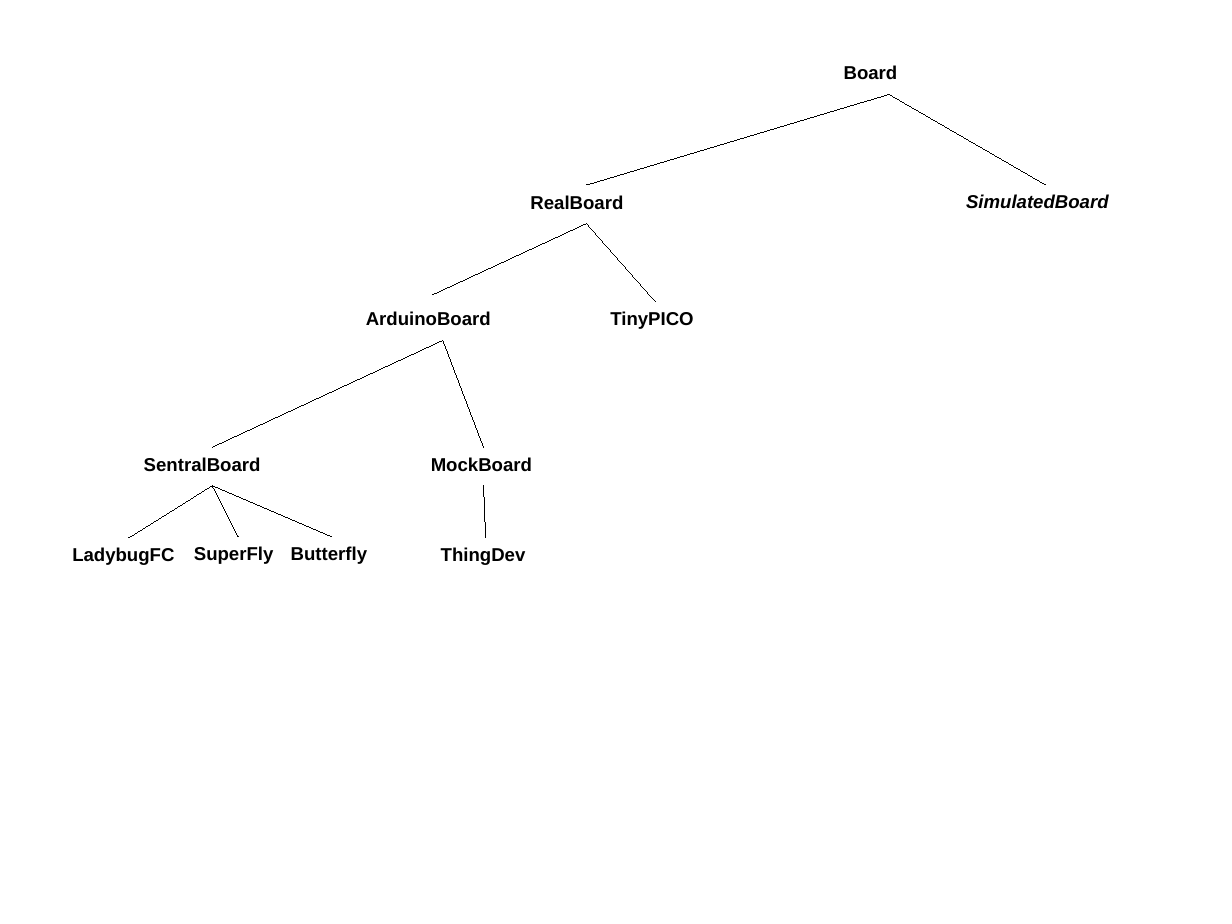
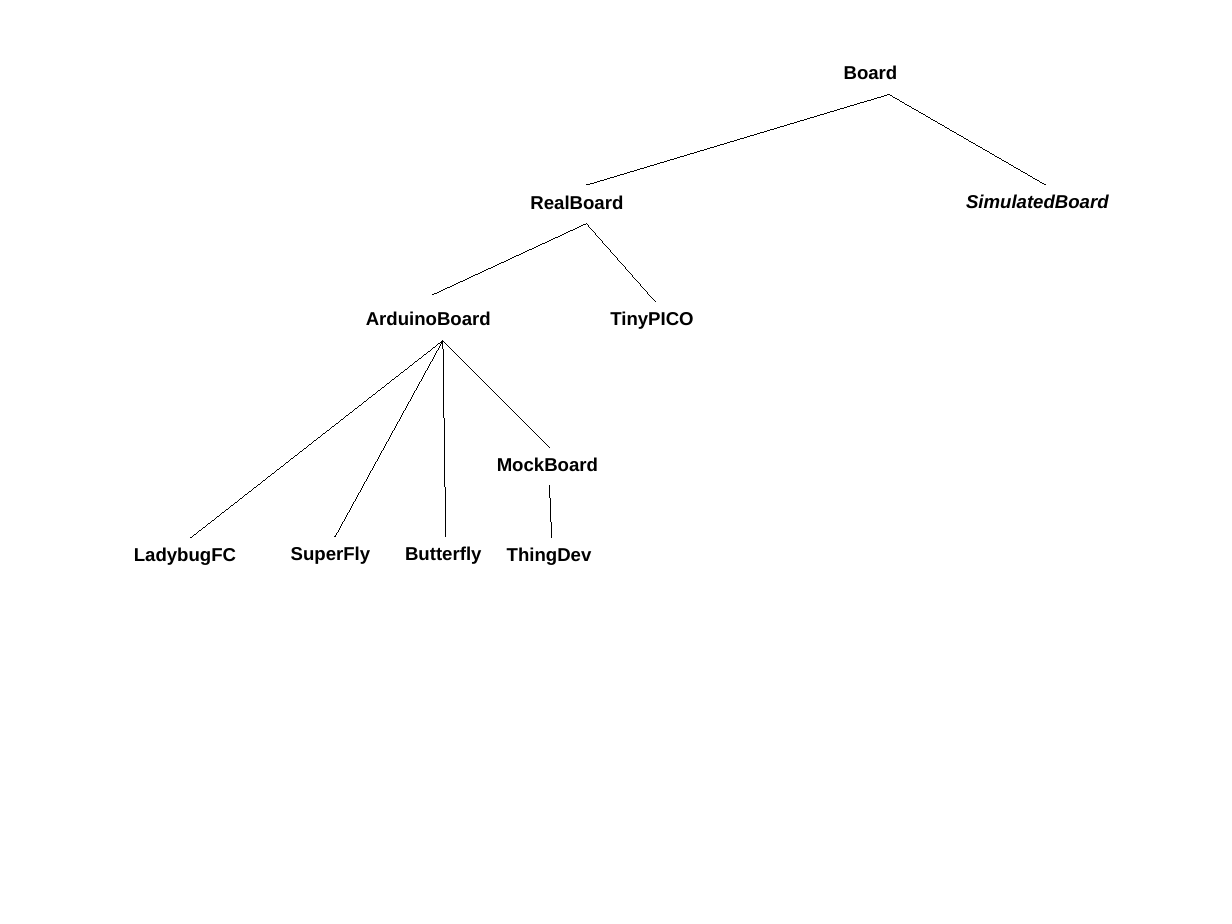
Before and after one commit to simondlevy/Hackflight, a slide deck: slide 1 of extras/media/boards.odp. Drawn at 1232x924 pixels with LibreOffice and Linux fonts; fonts in the diff are those of the drawing. Boxes give left, top, right and bottom in pixels: in the first picture for what was removed or moved away, otherwise in the second. Text is boxed around its words. In the diff, an @@ line names an element or a change of style, - is before the commit and + after.

```diff
--- a/extras/media/boards.odp
+++ b/extras/media/boards.odp
@@ line moved from (443, 340) - (212, 447) to (443, 340) - (190, 538) @@
@@ line moved from (212, 485) - (331, 537) to (443, 340) - (335, 537) @@
@@ line moved from (443, 340) - (484, 447) to (443, 340) - (550, 447) @@
@@ line added from (443, 340) to (446, 537), #000000 0 pt @@
@@ text removed at [144, 457, 261, 472] @@
-SentralBoard
@@ line removed from (212, 485) to (129, 538) @@
@@ line removed from (212, 485) to (238, 537) @@
@@ 2 texts, 1 line: place and size @@
-2 texts, 1 line at [431, 457, 532, 565]
+2 texts, 1 line at [497, 457, 598, 565]
@@ text "LadybugFC": place and size @@
-text "LadybugFC" at [72, 547, 174, 565]
+text "LadybugFC" at [134, 547, 236, 565]
@@ text "SuperFly": place and size @@
-text "SuperFly" at [194, 546, 274, 564]
+text "SuperFly" at [291, 546, 371, 564]
@@ text "Butterfly": place and size @@
-text "Butterfly" at [291, 546, 367, 564]
+text "Butterfly" at [405, 546, 481, 564]
```
Also in this commit, not shown: 2 other files.
